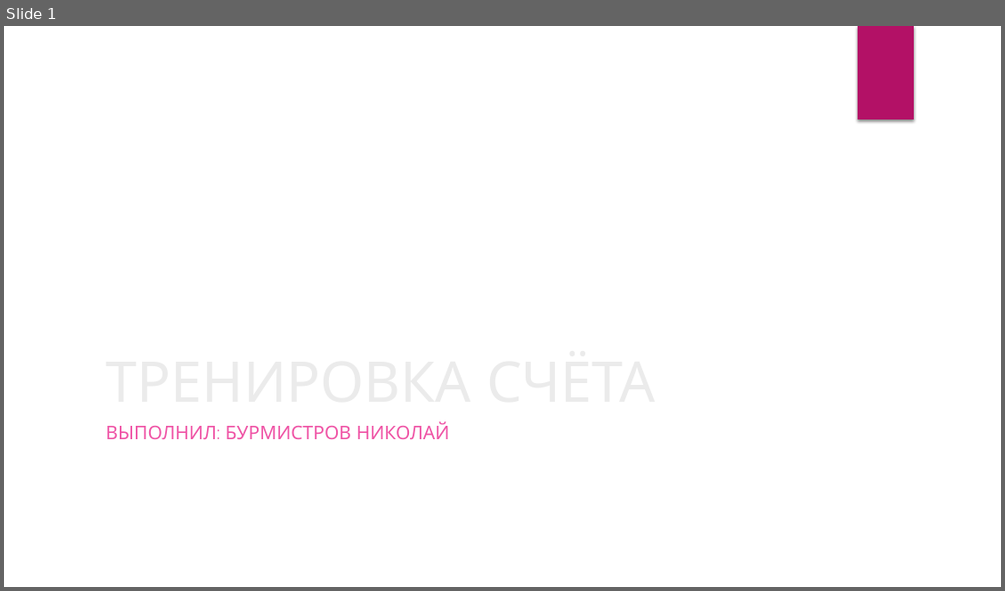
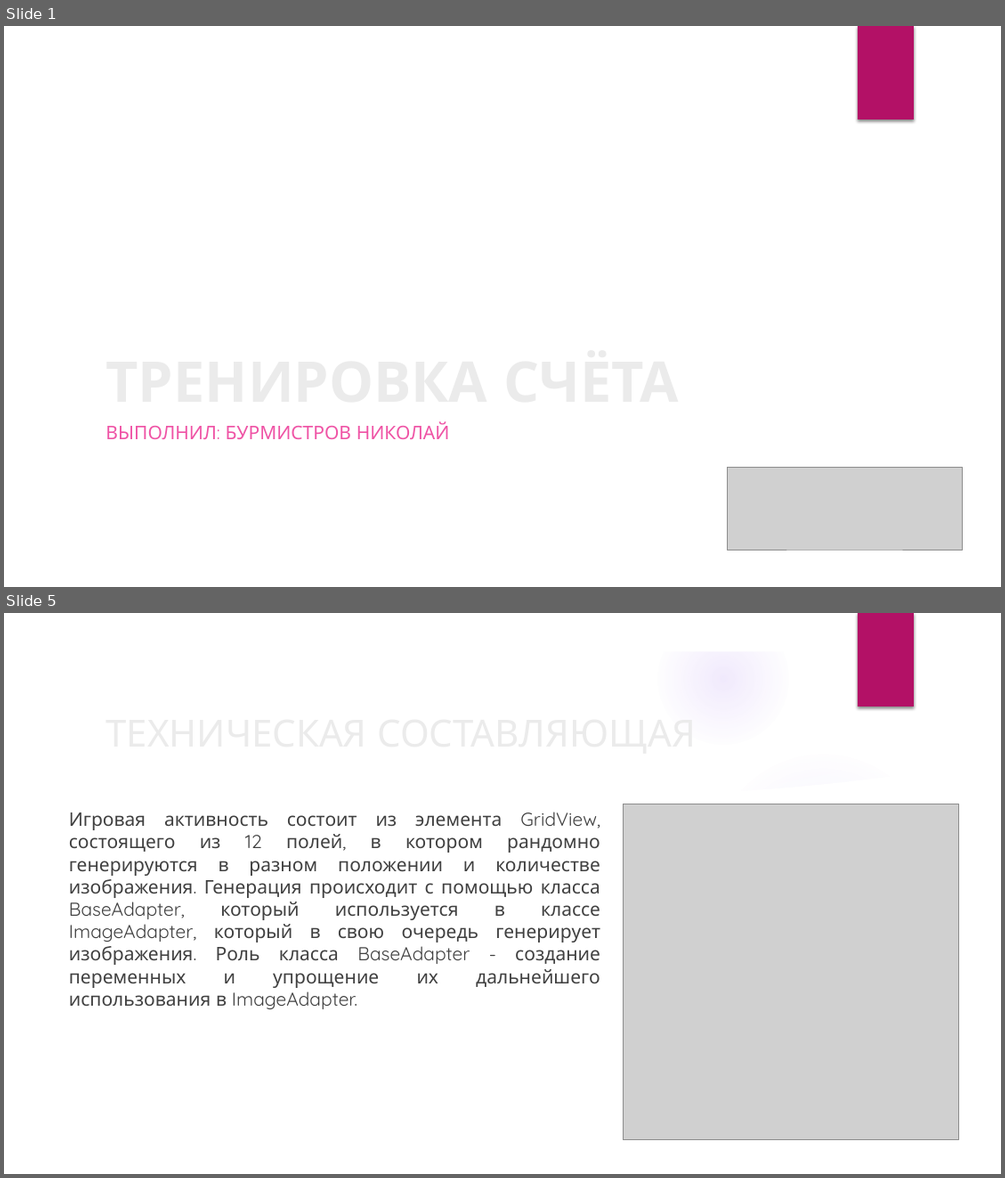
Before and after one commit to k0teykich/Project1, a slide deck: Тренировка счёта.pptx. Shown one above the other, each under a label of ours: slide 1 before the commit, slides 1 and 5 after it; the slides between them are not shown. The pictures are 1005x591 and 1005x1178 pixels, drawn with LibreOffice and Linux fonts; fonts in the diff are those of the drawing; grey boxes stand for pictures; background and template pictures are left out. Boxes give left, top, right and bottom in pixels: in the first picture for what was removed or moved away, otherwise in the second. Text is boxed around its words. In the diff, an @@ line names an element or a change of style, - is before the commit and + after.

```diff
--- a/Тренировка счёта.pptx
+++ b/Тренировка счёта.pptx
@@ slide 5 added at box(4, 613, 1001, 1174), background picture (left out); not listed: 1 template element that a slide beside it also shows @@
@@ group added at box(4, 613, 1001, 1174): 5 ellipses, 3 freeform shapes @@
@@ title added at box(98, 692, 836, 771), 36 pt, text #EBEBEB @@
+ТЕХНИЧЕСКАЯ СОСТАВЛЯЮЩАЯ
@@ text added at box(69, 811, 600, 1009), 18 pt, text #404040 @@
+Игровая активность состоит из элемента GridView, состоящего из 12 полей, в котором рандомно генерируются в разном положении и количестве изображения. Генерация происходит с помощью класса BaseAdapter, который используется в классе ImageAdapter, который в свою очередь генерирует изображения. Роль класса BaseAdapter - создание переменных и упрощение их дальнейшего использования в ImageAdapter.
@@ picture added at box(623, 803, 959, 1140) @@
@@ slide 1 changed as well @@
@@ title "ТРЕНИРОВКА СЧЁТА" at box(98, 198, 820, 417): bold on @@
@@ picture added at box(727, 467, 963, 549) @@
```
Also in this commit, not shown: 3 other slides changed, 2 other slides added, 1 slide removed, 11 other files.
